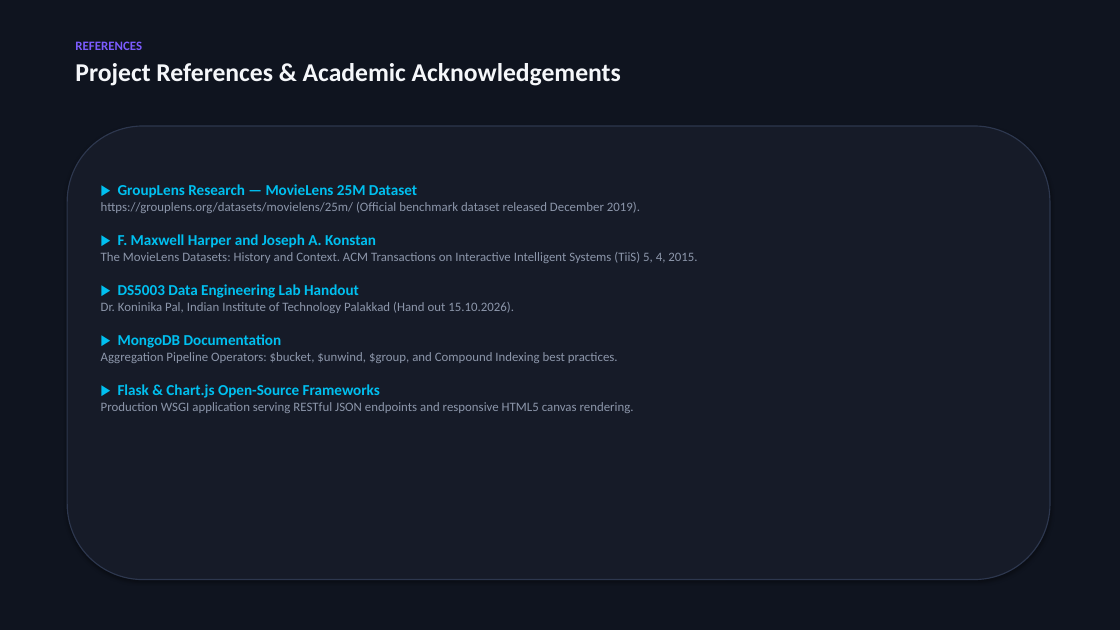
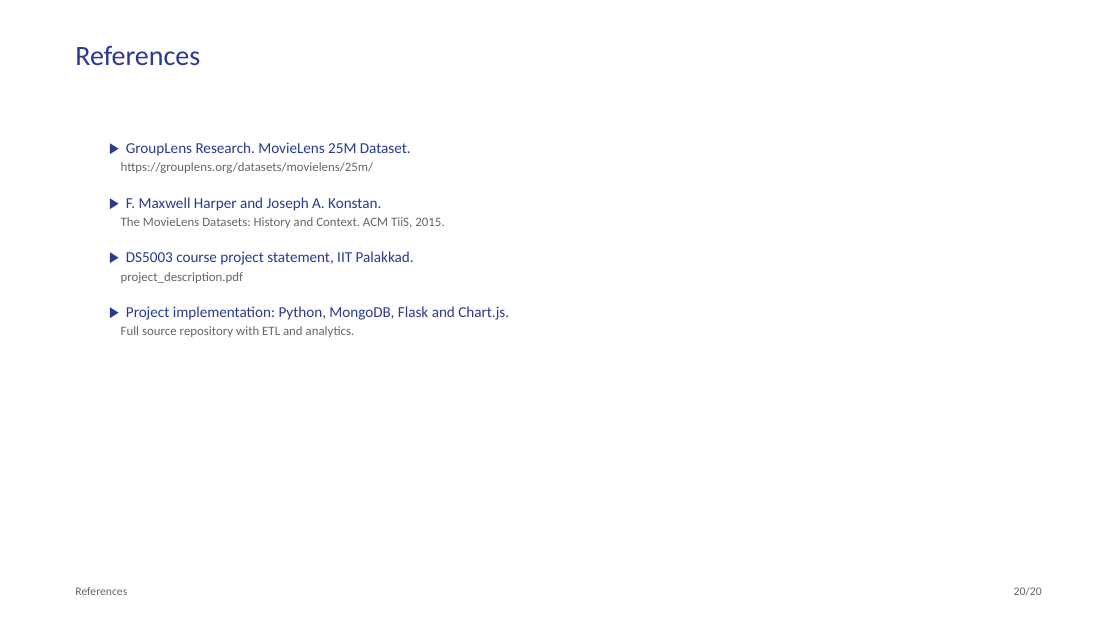
Before and after one commit to prithamnandavaram/movielens-data-engineering, a slide deck: slide 20 of presentation/MovieLens_Analytics_Presentation.pptx. Drawn at 1120x630 pixels with LibreOffice and Linux fonts; fonts in the diff are those of the drawing. Boxes give left, top, right and bottom in pixels: in the first picture for what was removed or moved away, otherwise in the second. Text is boxed around its words. In the diff, an @@ line names an element or a change of style, - is before the commit and + after.

Commit message:
style: restyle presentation deck to match uploaded academic Beamer aesthetic

```diff
--- a/presentation/MovieLens_Analytics_Presentation.pptx
+++ b/presentation/MovieLens_Analytics_Presentation.pptx
@@ background #0F141F to #FFFFFF @@
@@ text at (75, 46, 200, 65): text changed; size 22 to 24 pt; text colour #F5F7FA to #2B3990; bold off @@
-REFERENCES
-Project References & Academic Acknowledgements
+References
@@ rounded rectangle removed at (67, 126, 1050, 580) @@
@@ text at (121, 142, 509, 337): text changed; size 11 to 13 pt; text colour #8C96AA to #2B3990 @@
-▶ GroupLens Research — MovieLens 25M Dataset
-https://grouplens.org/datasets/movielens/25m/ (Official benchmark dataset released December 2019).
-▶ F. Maxwell Harper and Joseph A. Konstan
-The MovieLens Datasets: History and Context. ACM Transactions on Interactive Intelligent Systems (TiiS) 5, 4, 2015.
-▶ DS5003 Data Engineering Lab Handout
-Dr. Koninika Pal, Indian Institute of Technology Palakkad (Hand out 15.10.2026).
-▶ MongoDB Documentation
-Aggregation Pipeline Operators: $bucket, $unwind, $group, and Compound Indexing best practices.
-▶ Flask & Chart.js Open-Source Frameworks
-Production WSGI application serving RESTful JSON endpoints and responsive HTML5 canvas rendering.
+▶ GroupLens Research. MovieLens 25M Dataset.
+https://grouplens.org/datasets/movielens/25m/
+▶ F. Maxwell Harper and Joseph A. Konstan.
+The MovieLens Datasets: History and Context. ACM TiiS, 2015.
+▶ DS5003 course project statement, IIT Palakkad.
+project_description.pdf
+▶ Project implementation: Python, MongoDB, Flask and Chart.js.
+Full source repository with ETL and analytics.
@@ text added at (75, 587, 127, 595), 10 pt, text #666666 @@
+References
@@ text added at (1014, 587, 1042, 596), 10 pt, text #666666 @@
+20/20
```
Also in this commit, not shown: 8 other slides changed, 11 slides added, 11 slides removed, 2 other files.
